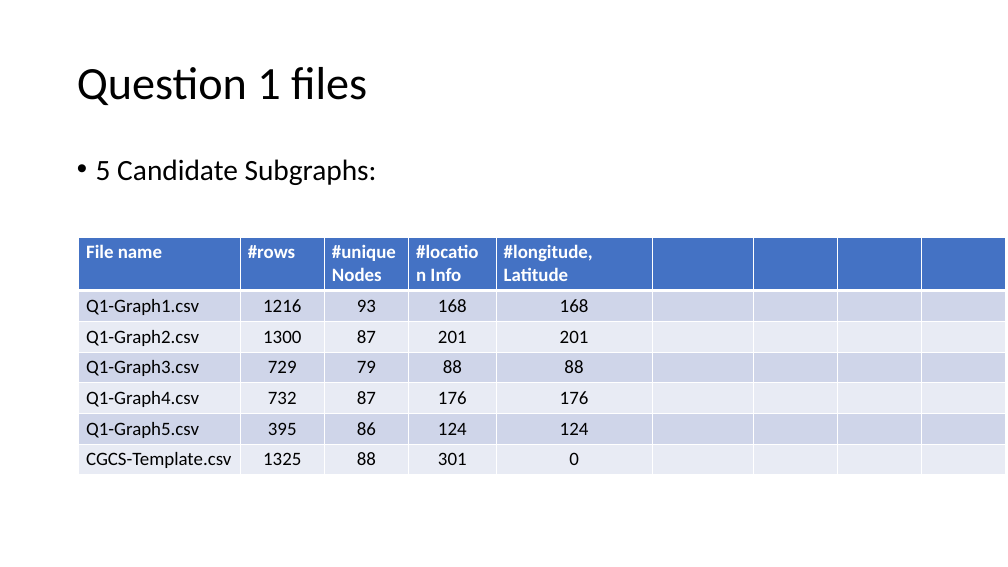
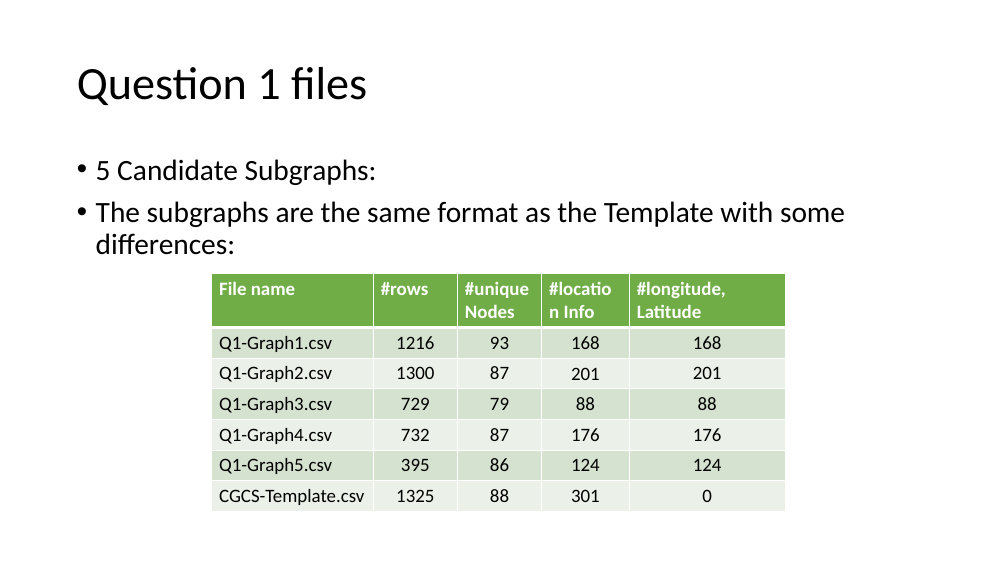
Before and after one commit to AtrayeeNeog/Visualization_2019-20, a slide deck: slide 15 of Documentation/Project_Presentation_v1.pptx (slide 14 before the commit). Drawn at 1008x567 pixels with LibreOffice and Linux fonts; fonts in the diff are those of the drawing. Boxes give left, top, right and bottom in pixels: in the first picture for what was removed or moved away, otherwise in the second. Text is boxed around its words. In the diff, an @@ line names an element or a change of style, - is before the commit and + after.

```diff
--- a/Documentation/Project_Presentation_v1.pptx
+++ b/Documentation/Project_Presentation_v1.pptx
@@ text at <box>96,201,845,255</box>: paragraph added @@
+• The subgraphs are the same format as the Template with some differences:
@@ table at <box>212,274,785,510</box> @@
-column 6:  |  |  |  |  |  | 
-column 7:  |  |  |  |  |  | 
-column 8:  |  |  |  |  |  | 
-column 9:  |  |  |  |  |  | 
@@ table: place and size @@
-table at <box>79,237,1005,473</box>
+table at <box>212,274,785,510</box>
```
Also in this commit, not shown: 1 other slide changed, 3 slides added, 1 slide removed.
